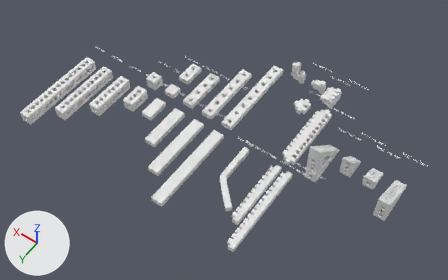
The Blender file blender/utils/build_cubes.blend, before and after one commit.
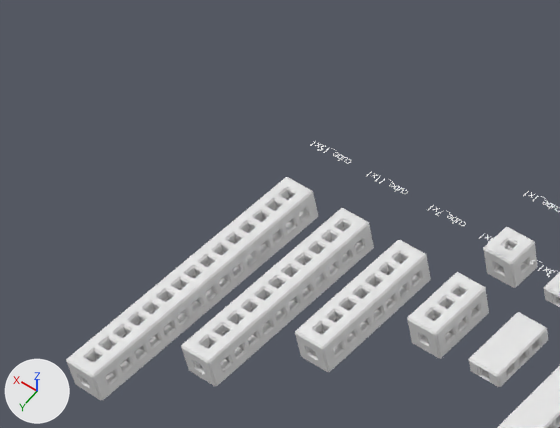
Old and new are each drawn whole from a 50 mm camera at (-532.0, 528.0, 794.0) aimed at (-165.0, 14.0, -13.0) and again close up on the part from 0% to 38% of the width and 1% to 47% of the height. Arrows for +X, +Y and +Z are at lower left; the lights stay in place.

The first close-up shows 'cube_11x1', 'cube_15x1', 'cube_1x1', 'cube_3x1', 'cube_3x1_s', 'cube_7x1', 'cube_7x1_s'.
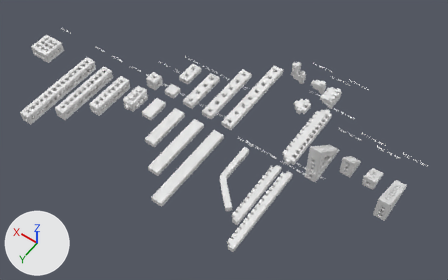
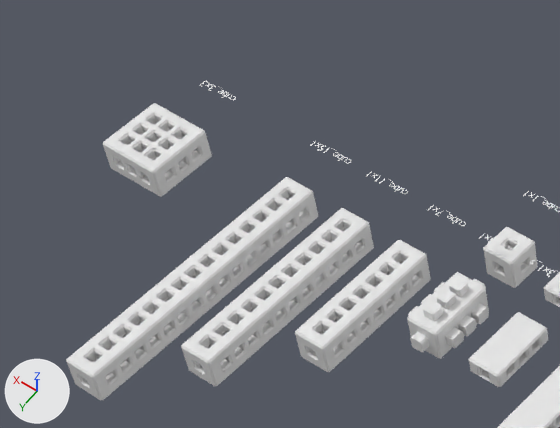
Commit message: added 120mm fan holder

ob_clip_holder_negative_applied_trimmed_065 is not drawn itself; it is used by a modifier of ob_cube_3x3.
ob_clip_holder_negative_applied_trimmed_066 is not drawn itself; it is used by a modifier of ob_cube_3x3.
ob_clip_holder_negative_applied_trimmed_067 is not drawn itself; it is used by a modifier of ob_cube_3x3.
ob_center_cutout_2x1_004 is not drawn itself; it is used by a modifier of ob_cube_3x3.

Where the change shows, as pixel boxes (x1, y1, x2, y2) in the close-ups (560 x 428 px):
'cube_3x3', added: after (103, 103, 212, 197)
'clip_holder_negative_applied_trimmed.004', shown: after (408, 283, 489, 348)
'clip_holder_negative_applied_trimmed.003', shown: after (423, 277, 469, 321)
'clip_holder_negative_applied_trimmed.005', shown: after (410, 279, 485, 352)
'Text.026', added: after (200, 81, 236, 100)

The change, as a diff of the scene's bpy script:
```diff
--- a/blender/utils/build_cubes.blend.py
+++ b/blender/utils/build_cubes.blend.py
@@ txt_label_cube_1x1_026 @@
+txt_label_cube_1x1_026 = bpy.data.curves.new('label_cube_1x1.026', 'FONT')
+txt_label_cube_1x1_026.body = 'cube_3x3\n'
+txt_label_cube_1x1_026.size = 1.04
+txt_label_cube_1x1_026.space_character = 0.9
@@ ob_clip_holder_negative_applied_trimmed_003 @@
 _m = ob_clip_holder_negative_applied_trimmed_003.modifiers.new('Array', 'ARRAY')
 _m.use_relative_offset = False
-ob_clip_holder_negative_applied_trimmed_003.hide_set(True)
@@ ob_clip_holder_negative_applied_trimmed_004 @@
 _m = ob_clip_holder_negative_applied_trimmed_004.modifiers.new('Array', 'ARRAY')
 _m.use_relative_offset = False
-ob_clip_holder_negative_applied_trimmed_004.hide_set(True)
@@ ob_clip_holder_negative_applied_trimmed_005 @@
 _m = ob_clip_holder_negative_applied_trimmed_005.modifiers.new('Mirror', 'MIRROR')
 _m.mirror_object = ob_cube_3x1
-ob_clip_holder_negative_applied_trimmed_005.hide_set(True)
@@ ob_center_cutout_2x1 @@
 ob_center_cutout_2x1.location = (0.0, 30.0, 5.0)
-ob_center_cutout_2x1.hide_set(True)
@@ ob_text_026 @@
+ob_text_026 = bpy.data.objects.new('Text.026', txt_label_cube_1x1_026)
+ob_text_026.parent = ob_cube_3x3
+ob_text_026.location = (185.0, -2.0, 25.0)
+ob_text_026.scale = (6.75, 6.75, 6.75)
@@ ob_cube_3x3 @@
+ob_cube_3x3 = bpy.data.objects.new('cube_3x3', me_cube_120)  # a box spanning x -20.0..20.0, y -20.0..20.0, z -10.0..10.0; modifiers BEVEL, BOOLEAN, BOOLEAN, BOOLEAN, BOOLEAN
+ob_cube_3x3.location = (210.0, 40.0, 5.0)
@@ ob_center_cutout_2x1_004 @@
+ob_center_cutout_2x1_004 = bpy.data.objects.new('center_cutout_2x1.004', me_cube_030.copy())  # the mesh of ob_center_cutout_2x1_001; modifiers ARRAY
+ob_center_cutout_2x1_004.parent = ob_cube_3x3
+ob_center_cutout_2x1_004.location = (200.0, 30.0, 5.0)
@@ ob_clip_holder_negative_applied_trimmed_067 @@
+ob_clip_holder_negative_applied_trimmed_067 = bpy.data.objects.new('clip_holder_negative_applied_trimmed.067', me_cube_008.copy())  # the mesh of ob_clip_holder_negative_applied_trimmed_005; modifiers MIRROR, ARRAY
+ob_clip_holder_negative_applied_trimmed_067.parent = ob_cube_3x3
+ob_clip_holder_negative_applied_trimmed_067.location = (200.0, 25.0, 5.0)
+ob_clip_holder_negative_applied_trimmed_067.rotation_euler = (-1.571, 1.571, 0.0)  # degrees (-90, 90, 0)
@@ ob_clip_holder_negative_applied_trimmed_065 @@
+ob_clip_holder_negative_applied_trimmed_065 = bpy.data.objects.new('clip_holder_negative_applied_trimmed.065', me_cube_008.copy())  # the mesh of ob_clip_holder_negative_applied_trimmed_005; modifiers MIRROR, ARRAY, ARRAY
+ob_clip_holder_negative_applied_trimmed_065.parent = ob_cube_3x3
+ob_clip_holder_negative_applied_trimmed_065.location = (200.0, 30.0, 0.0)
@@ ob_clip_holder_negative_applied_trimmed_066 @@
+ob_clip_holder_negative_applied_trimmed_066 = bpy.data.objects.new('clip_holder_negative_applied_trimmed.066', me_cube_008.copy())  # the mesh of ob_clip_holder_negative_applied_trimmed_005; modifiers MIRROR, ARRAY
+ob_clip_holder_negative_applied_trimmed_066.parent = ob_cube_3x3
+ob_clip_holder_negative_applied_trimmed_066.location = (195.0, 30.0, 5.0)
+ob_clip_holder_negative_applied_trimmed_066.rotation_euler = (0.0, 1.571, 0.0)  # degrees (0, 90, 0)
```
